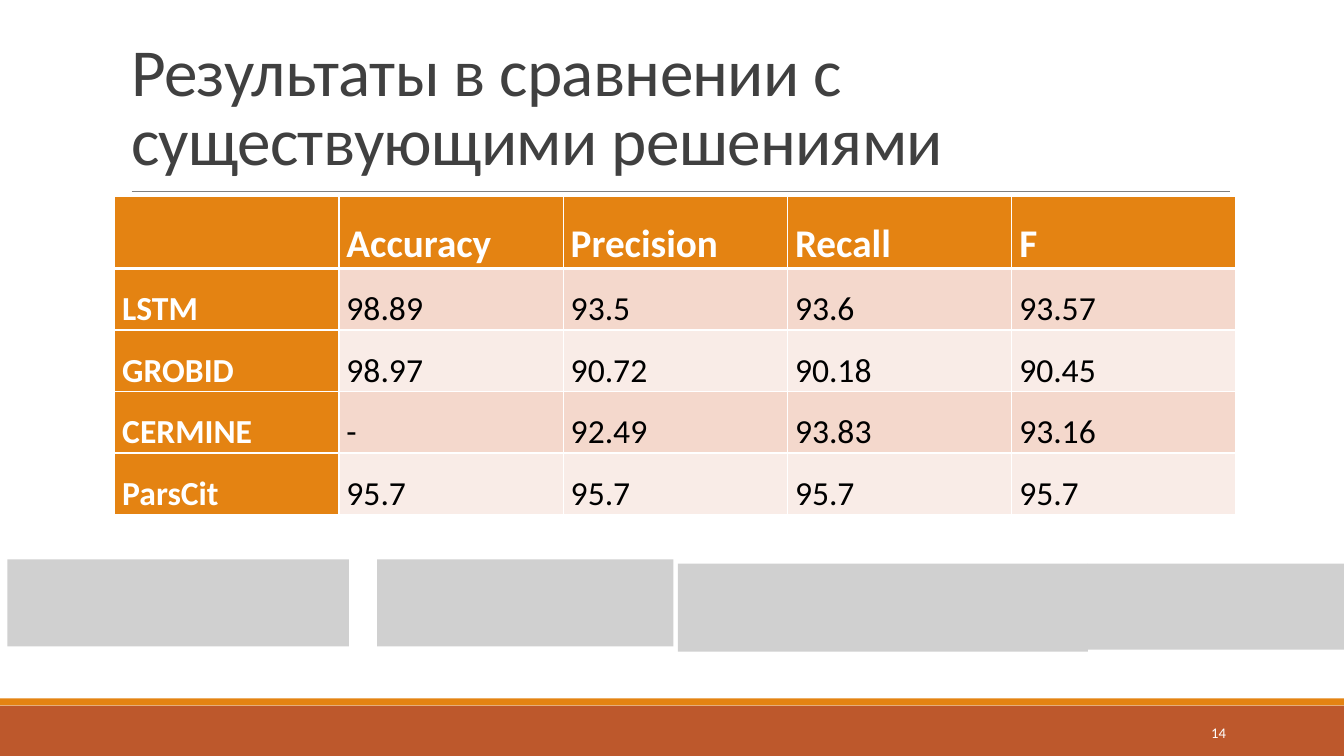
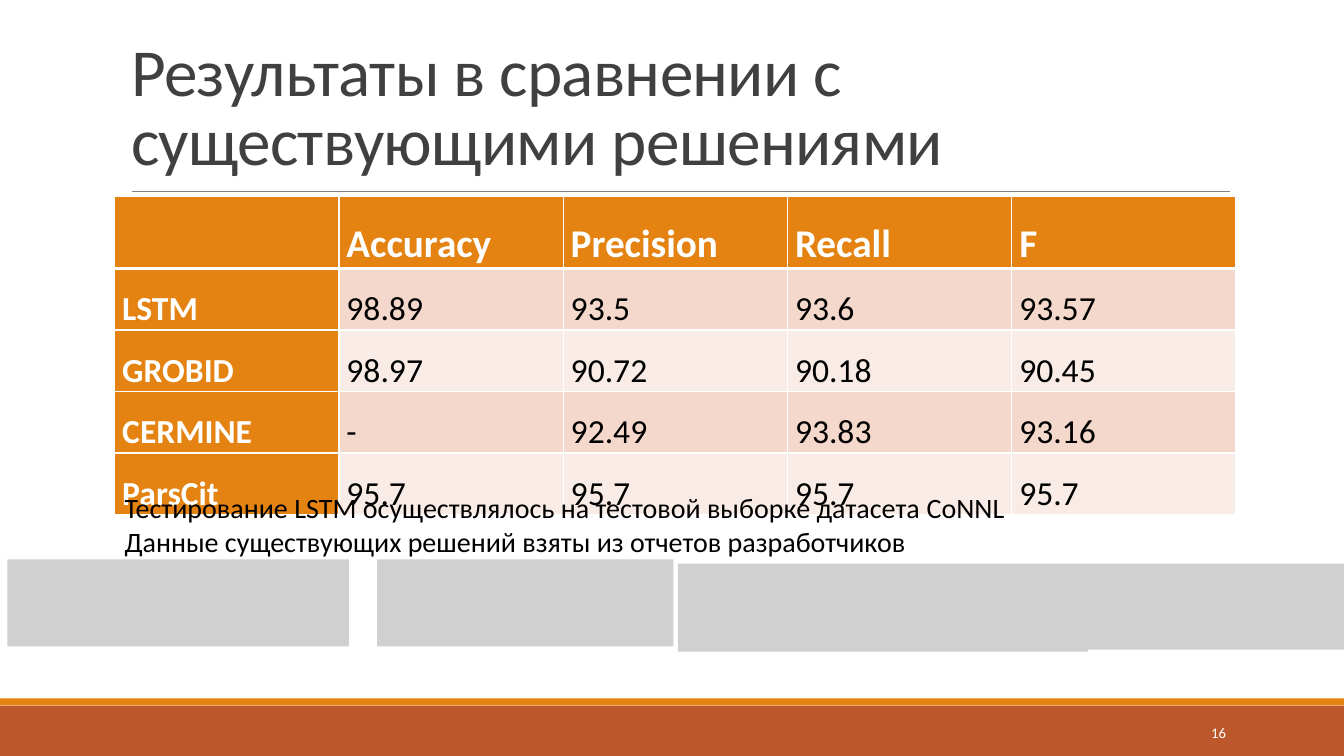
Before and after one commit to J-CITY/METADATA-EXTRACTOR, a slide deck: slide 16 of report.pptx (slide 14 before the commit). Drawn at 1344x756 pixels with LibreOffice and Linux fonts; fonts in the diff are those of the drawing; grey boxes stand for pictures. Boxes give left, top, right and bottom in pixels: in the first picture for what was removed or moved away, otherwise in the second. Text is boxed around its words. In the diff, an @@ line names an element or a change of style, - is before the commit and + after.

```diff
--- a/report.pptx
+++ b/report.pptx
@@ table resized from (x1=115, y1=197, x2=1234, y2=510) to (x1=115, y1=197, x2=1234, y2=517) @@
@@ text added at (x1=125, y1=495, x2=1005, y2=557), 20 pt, text #000000 @@
+Тестирование LSTM осуществлялось на тестовой выборке датасета CoNNL
+Данные существующих решений взяты из отчетов разработчиков
@@ page number at (x1=1211, y1=728, x2=1226, y2=738): text changed @@
-14
+16
```
Also in this commit, not shown: 2 other slides changed, 4 slides added, 2 other files.
